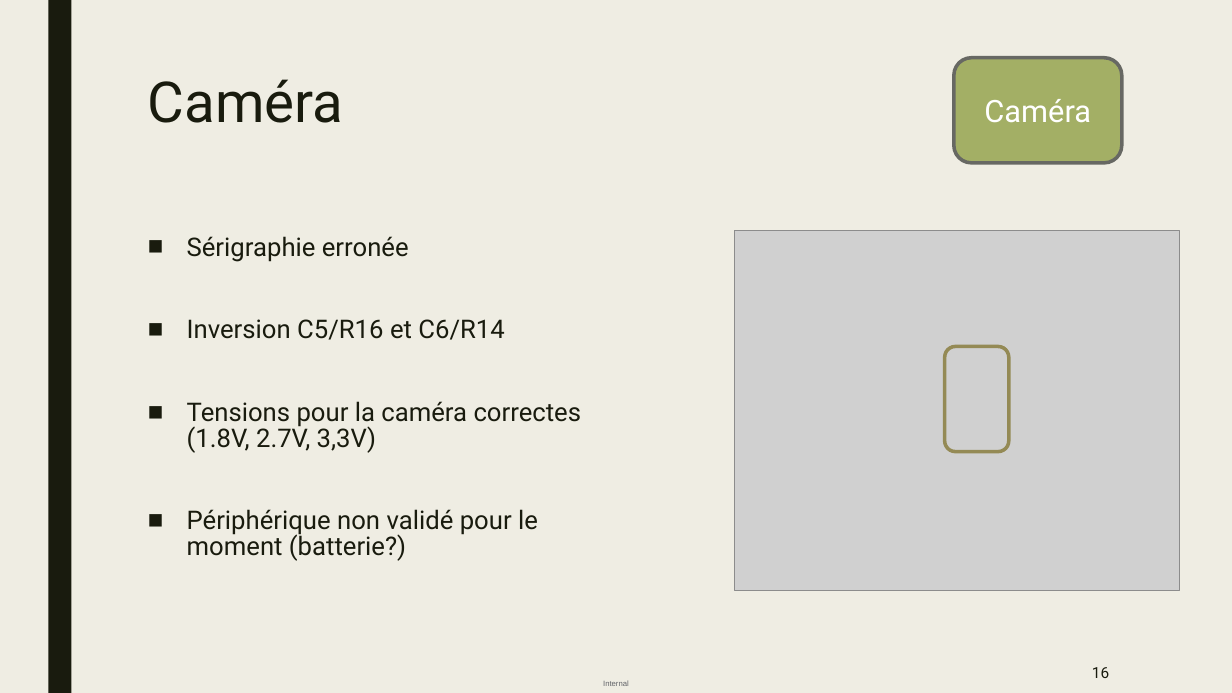
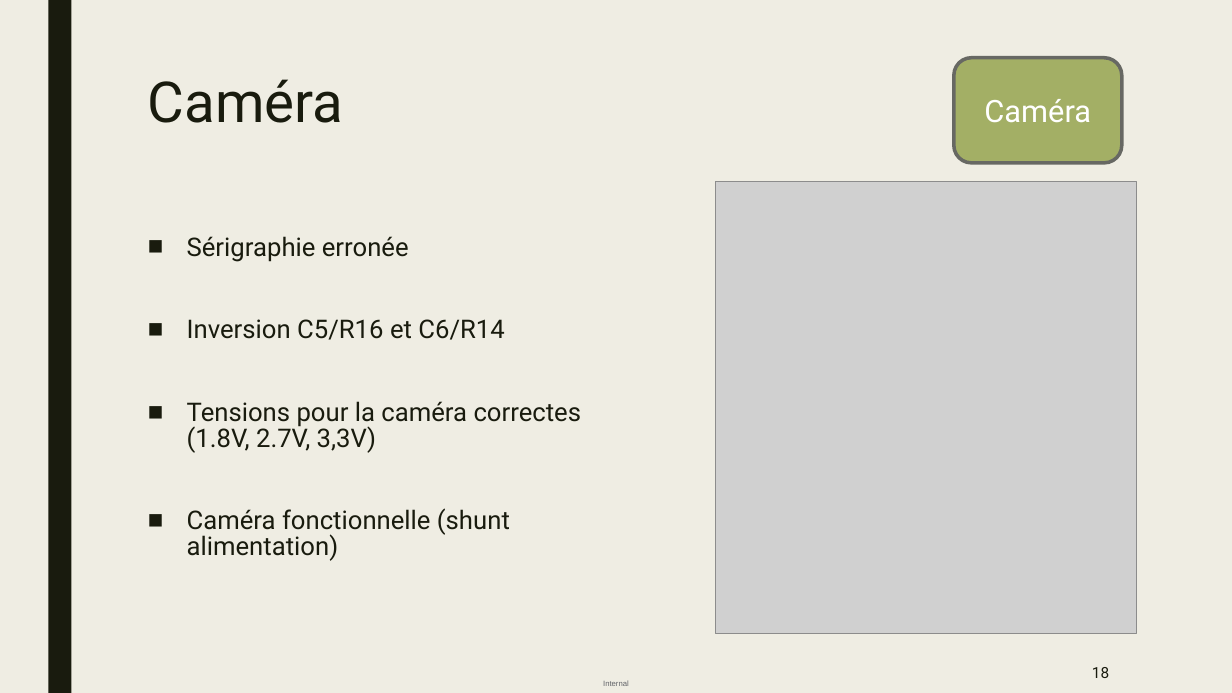
Before and after one commit to antopoid/Projet-frelons, a slide deck: slide 18 of Présentation_soutenance.pptx (slide 16 before the commit). Drawn at 1232x693 pixels with LibreOffice and Linux fonts; fonts in the diff are those of the drawing; grey boxes stand for pictures. Boxes give left, top, right and bottom in pixels: in the first picture for what was removed or moved away, otherwise in the second. Text is boxed around its words. In the diff, an @@ line names an element or a change of style, - is before the commit and + after.

```diff
--- a/Présentation_soutenance.pptx
+++ b/Présentation_soutenance.pptx
@@ picture: place and size @@
-picture at box(735, 231, 1179, 591)
+picture at box(715, 181, 1137, 633)
@@ rounded rectangle removed at box(945, 347, 1008, 452) @@
@@ text at box(187, 508, 510, 561): text changed @@
-■ Périphérique non validé pour le moment (batterie?)
+■ Caméra fonctionnelle (shunt alimentation)
@@ page number at box(1092, 667, 1109, 678): text changed @@
-16
+18
```
Also in this commit, not shown: 1 other slide changed, 3 slides added, 2 other files.
